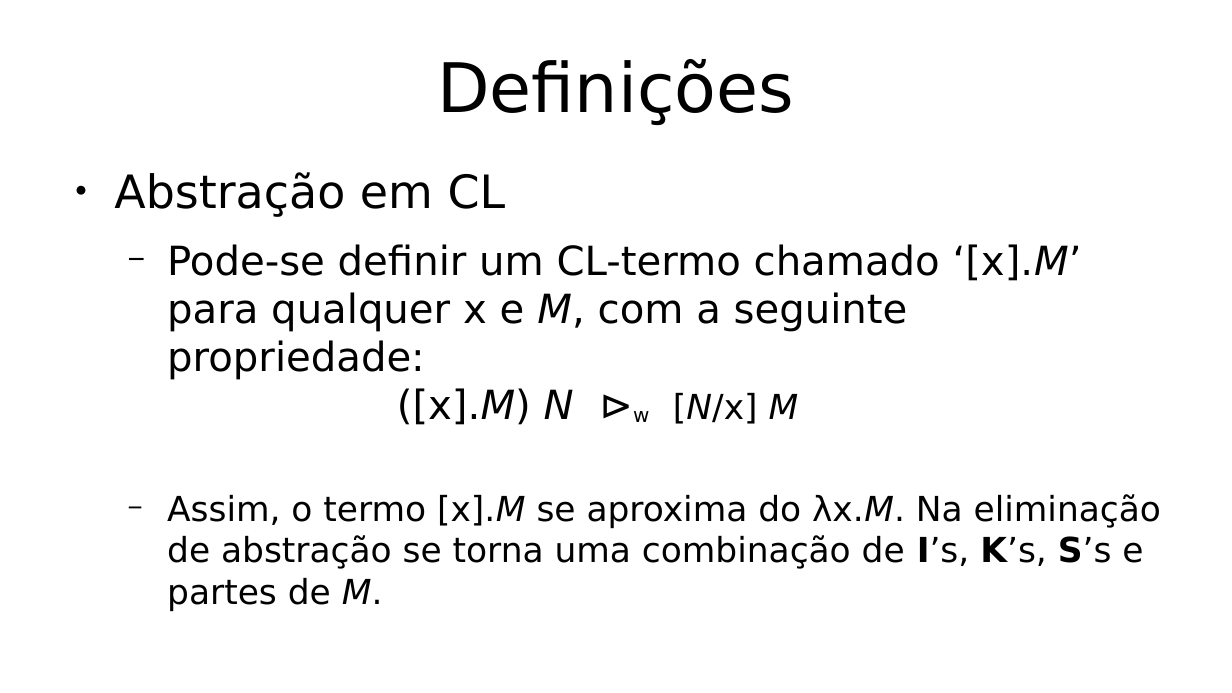
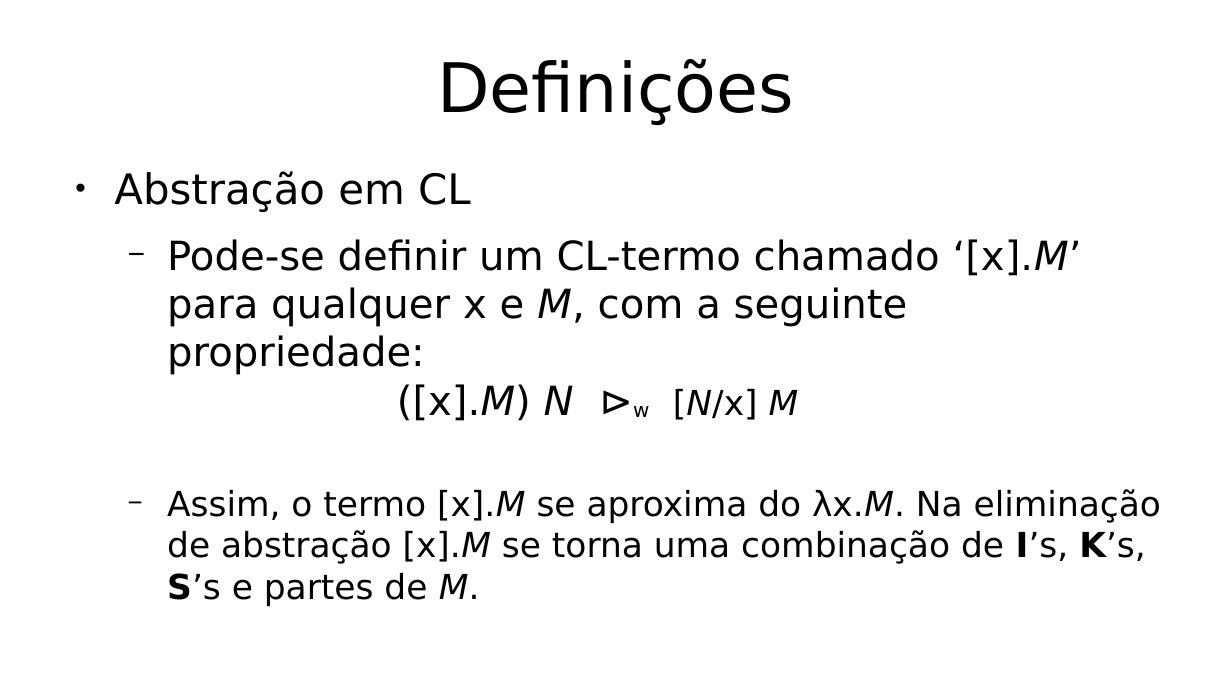
Before and after one commit to hlah/teoria_da_computacao, a slide deck: slide 14 of pesquisa/slides.odp (slide 11 before the commit). Drawn at 1232x693 pixels with LibreOffice and Linux fonts; fonts in the diff are those of the drawing. Boxes give left, top, right and bottom in pixels: in the first picture for what was removed or moved away, otherwise in the second. Text is boxed around its words. In the diff, an @@ line names an element or a change of style, - is before the commit and + after.

```diff
--- a/pesquisa/slides.odp
+++ b/pesquisa/slides.odp
@@ text at [114, 171, 471, 212]: size 29.6 to 27 pt in "Abstração em CL" @@
@@ text at [167, 489, 1161, 606]: text changed @@
-  − Assim, o termo [x].M se aproxima do λx.M. Na eliminação de abstração se torna uma combinação de I’s, K’s, S’s e partes de M.
+  − Assim, o termo [x].M se aproxima do λx.M. Na eliminação de abstração [x].M se torna uma combinação de I’s, K’s, S’s e partes de M.
```
Also in this commit, not shown: 4 other slides changed, 9 slides added, 2 slides removed.
